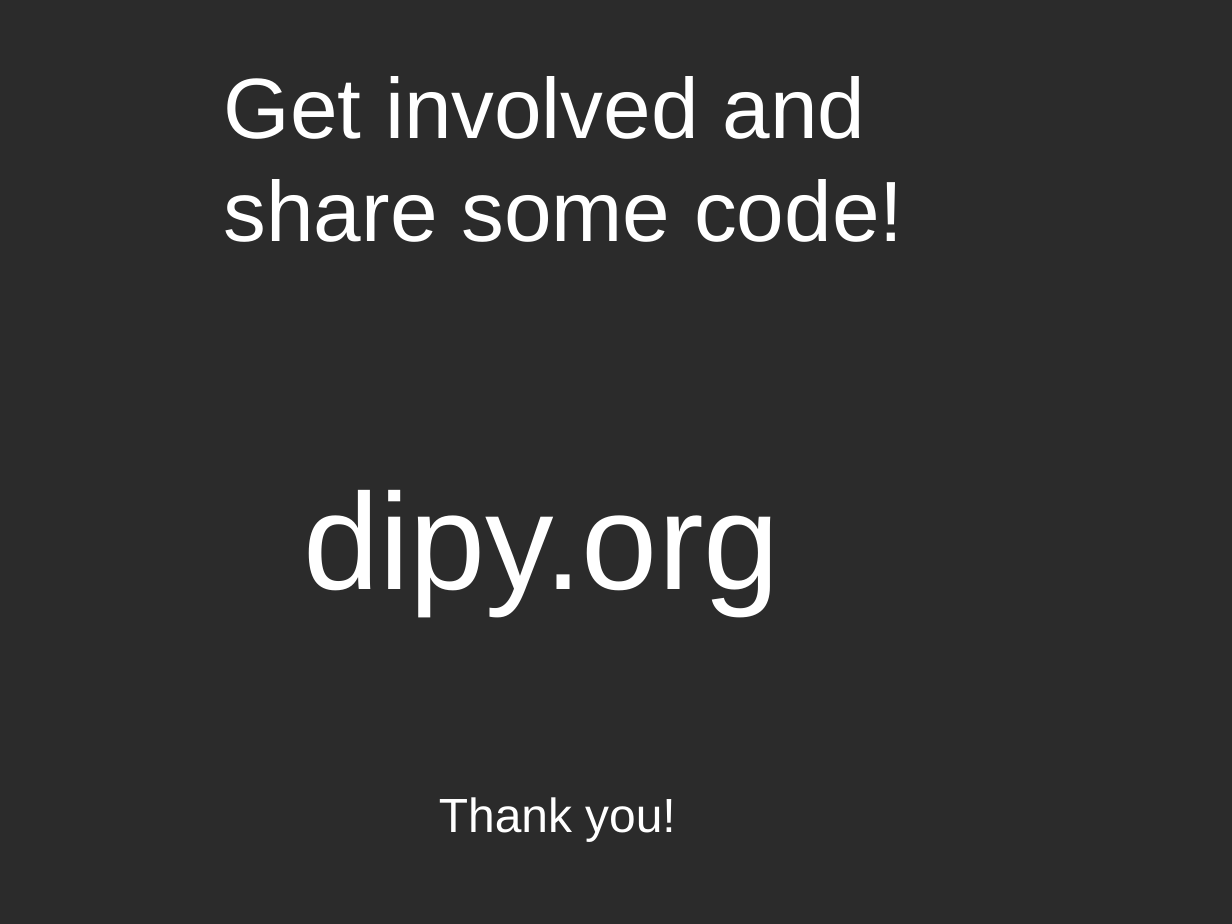
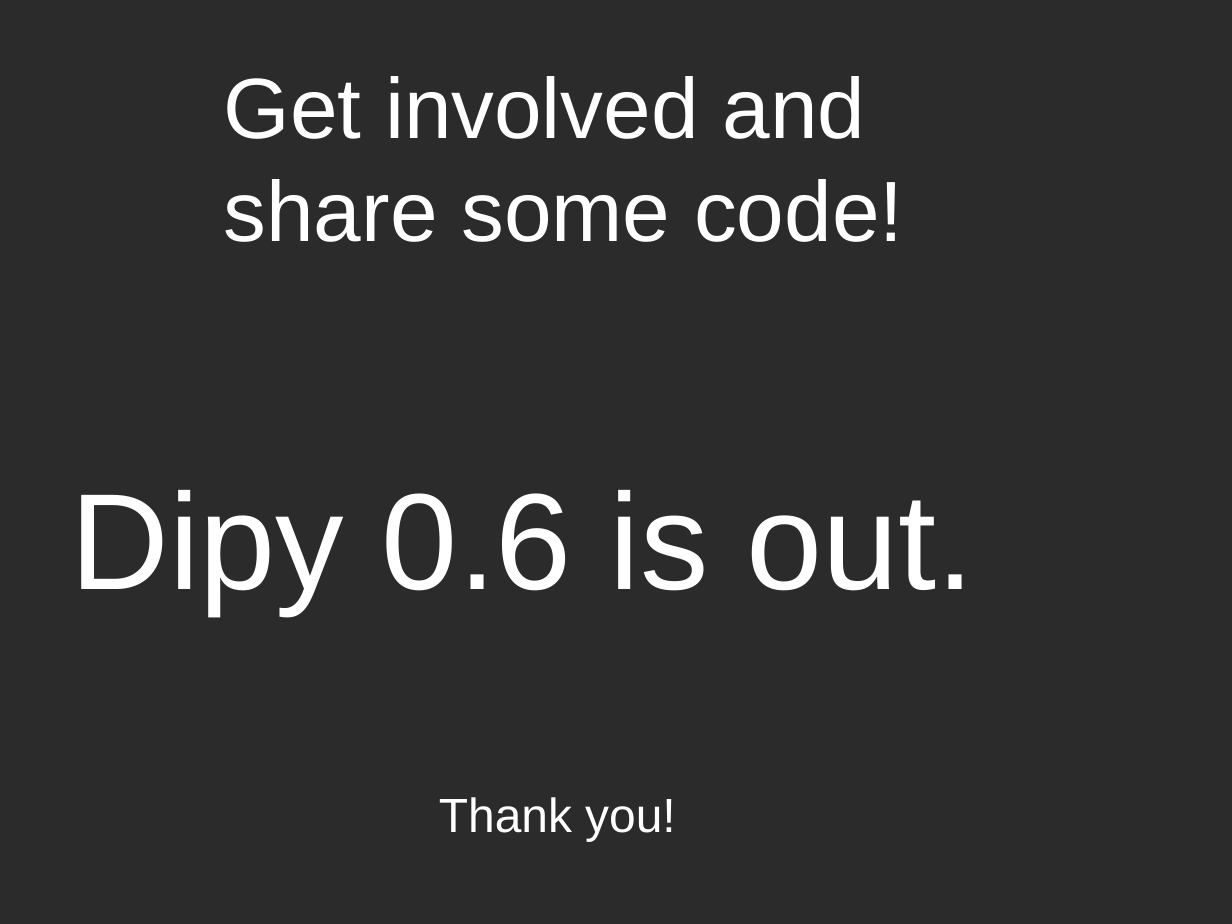
Before and after one commit to Garyfallidis/isbi2013, a slide deck: slide 15 of abstracts/Elef_Presentation.odp. Drawn at 1232x924 pixels with LibreOffice and Linux fonts; fonts in the diff are those of the drawing; background and template pictures are left out; a plain dark background stands for a picture behind light text. Boxes give left, top, right and bottom in pixels: in the first picture for what was removed or moved away, otherwise in the second. Text is boxed around its words. In the diff, an @@ line names an element or a change of style, - is before the commit and + after.

```diff
--- a/abstracts/Elef_Presentation.odp
+++ b/abstracts/Elef_Presentation.odp
@@ text added at (x1=70, y1=490, x2=975, y2=613), 80 pt, text #FFFFFF @@
+Dipy 0.6 is out.
@@ text removed at (x1=303, y1=490, x2=780, y2=613) @@
-dipy.org
```
Also in this commit, not shown: 5 other slides changed, 1 slide added, 1 slide removed, 1 other file.
